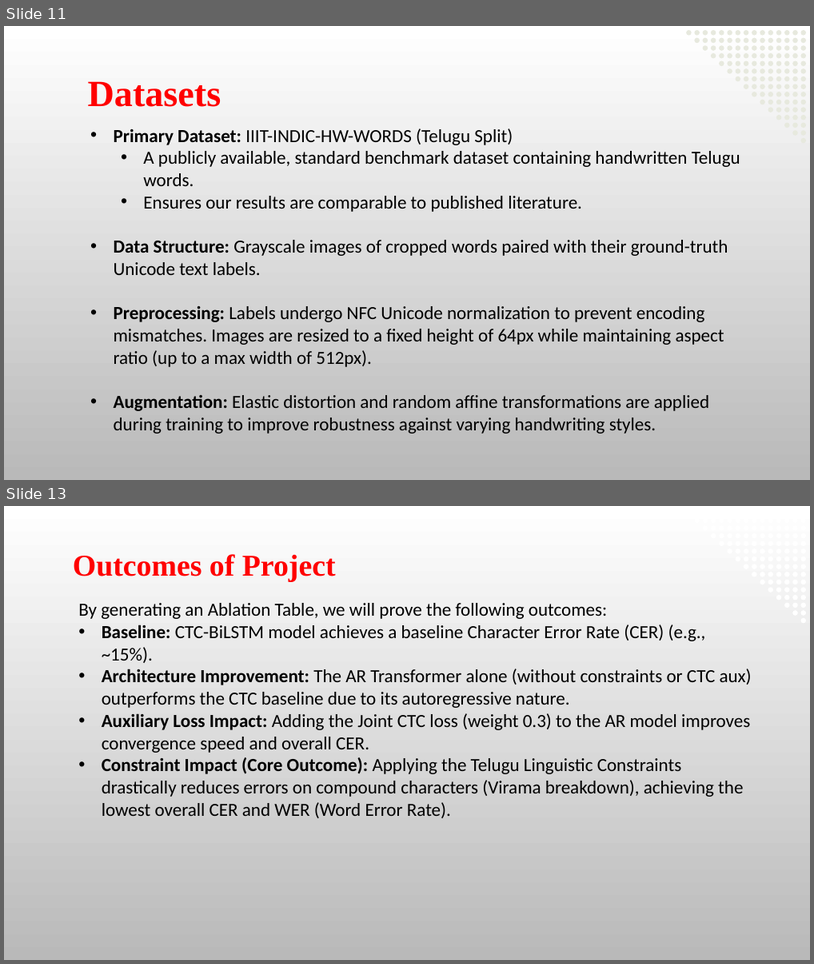
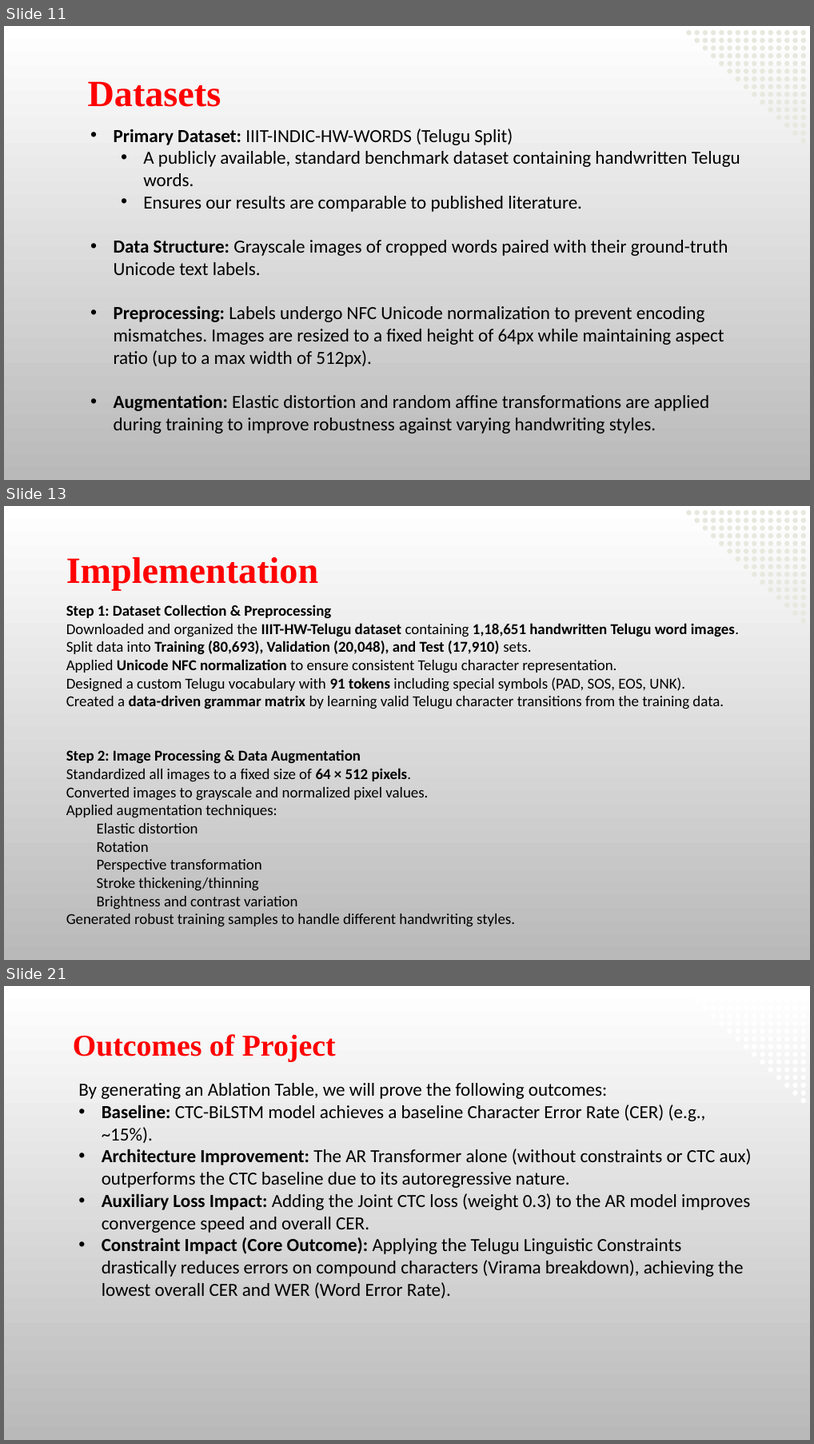
Before and after one commit to Bhargav-252006/telugu_htr, a slide deck: Major(b4).pptx. Shown one above the other, each under a label of ours: slides 11 and 13 before the commit, slides 11, 13 and 21 after it; the slides between them are not shown. The pictures are 814x964 and 814x1444 pixels, drawn with LibreOffice and Linux fonts; fonts in the diff are those of the drawing; background and template pictures are left out. Boxes give left, top, right and bottom in pixels: in the first picture for what was removed or moved away, otherwise in the second. Text is boxed around its words. In the diff, an @@ line names an element or a change of style, - is before the commit and + after.

```diff
--- a/Major(b4).pptx
+++ b/Major(b4).pptx
@@ slide 13 added at <box>4,506,810,960</box>, background picture (left out) @@
@@ text added at <box>66,557,318,591</box>, 44 pt, text #FF0000, bold @@
+Implementation
@@ text added at <box>66,604,739,927</box>, 18 pt, text #000000 @@
+Step 1: Dataset Collection & Preprocessing
+Downloaded and organized the IIIT-HW-Telugu dataset containing 1,18,651 handwritten Telugu word images.
+Split data into Training (80,693), Validation (20,048), and Test (17,910) sets.
+Applied Unicode NFC normalization to ensure consistent Telugu character representation.
+Designed a custom Telugu vocabulary with 91 tokens including special symbols (PAD, SOS, EOS, UNK).
+Created a data-driven grammar matrix by learning valid Telugu character transitions from the training data.
+Step 2: Image Processing & Data Augmentation
+Standardized all images to a fixed size of 64 × 512 pixels.
+Converted images to grayscale and normalized pixel values.
+Applied augmentation techniques:
+  Elastic distortion
+  Rotation
+  Perspective transformation
+  Stroke thickening/thinning
+  Brightness and contrast variation
+Generated robust training samples to handle different handwriting styles.
@@ group added at <box>687,510,806,624</box>: 120 freeform shapes @@
@@ what was slide 13 is now slide 21 @@
```
Also in this commit, not shown: 4 slides changed, 7 other slides added, 55 other files.
